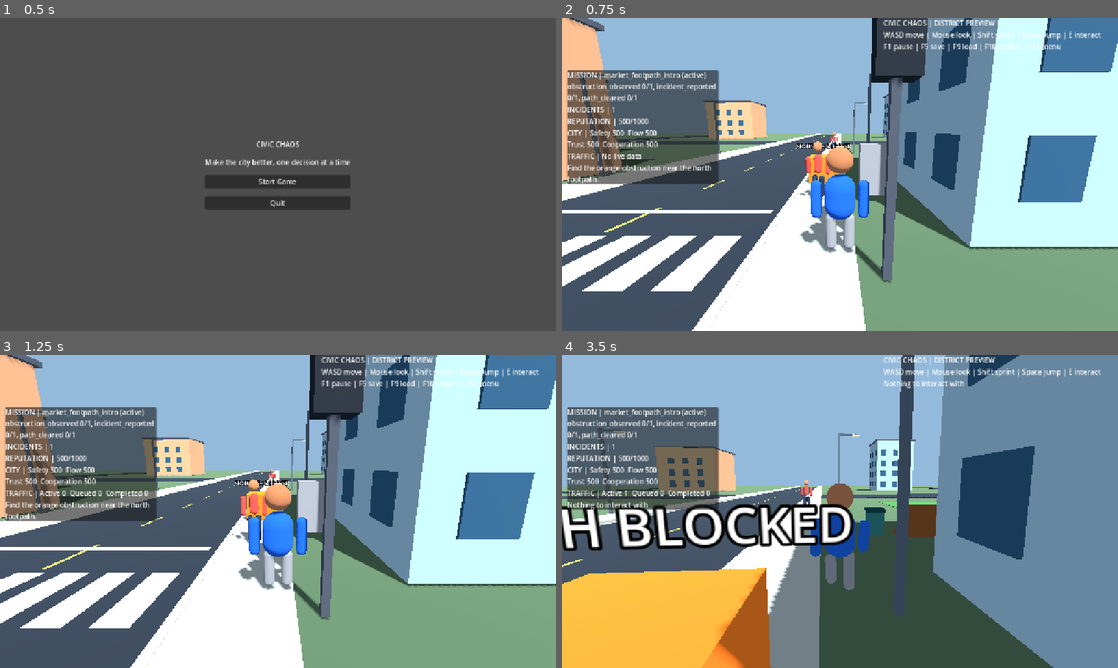
Above: before the commit, frames 1-4 (two rows, left to right).
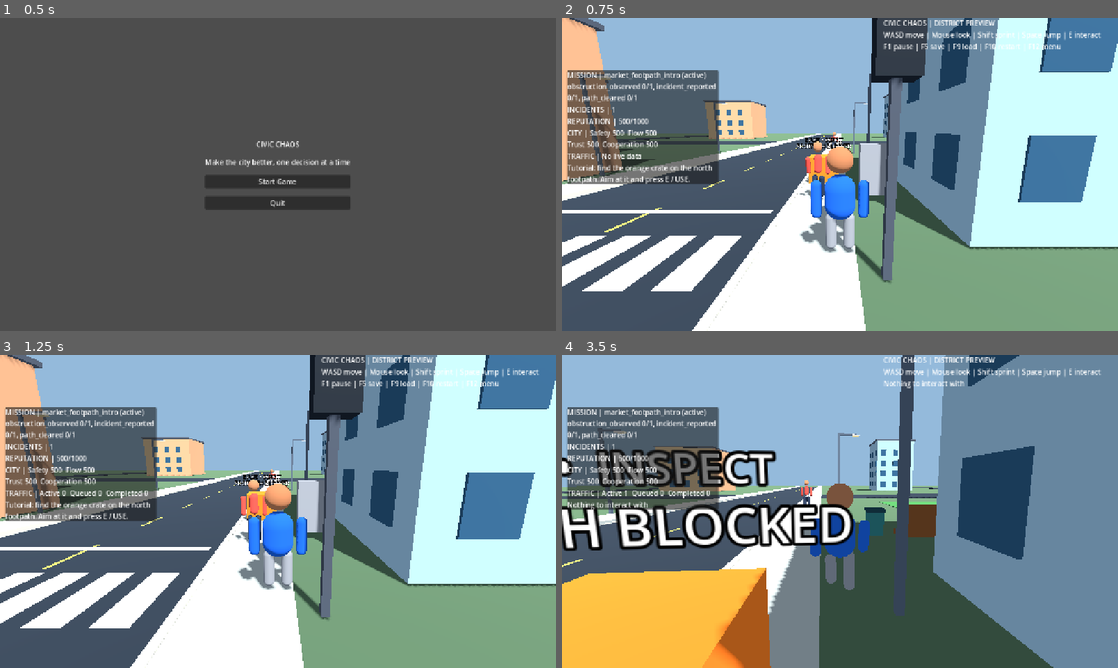
Above: after the commit, the same moments.

Repository: gauravprajapat-23/civic-chaos
Game: Godot game, scene res://scenes/core/menu.tscn
Two runs of this game, one before a commit and one after it. Both use one fixed random seed, a clock stepped at 60 frames per second and the inputs below.
Inputs (mouse positions are in pixels of both pictures, inside the frame that each line leads up to):
- Up to frame 1 (0.5 s): no input
- Up to frame 2 (0.75 s): click "Start Game" at 0.5 s
- Up to frame 3 (1.25 s): no input
- Up to frame 4 (3.5 s): tap E (interact) at 1.25, 2.1, 3.05 s; move the mouse to (867, 511) at 1.27 s; hold E (interact) 1.28-2.03 s; hold W (move_forward) from 1.28 s (still down); tap Space (jump) at 1.52, 2.27 s; move the mouse to (812, 511) at 2.02 s; move the mouse to (851, 505) at 2.77 s; hold Shift (sprint) from 2.78 s (still down)

Frame 1 is identical in both runs. In frame 2, 0.5% of the frame differs, in the area x 1-51%, y 38-54%; in frame 3, 0.5%; in frame 4, 3.0%, in the area x 0-39%, y 30-43%.

Commit message:
test(civic): validate explicit incident card actions, touch sizing and tutorial

Diff:
--- a/scripts/civic/gameplay_session.gd
+++ b/scripts/civic/gameplay_session.gd
@@ -29,7 +29,7 @@
 var _world: Node3D
 var _player: Node3D
 var _hud: CivicStatusHUD
-var feedback: String = "Find the orange obstruction near the north footpath."
+var feedback: String = "Tutorial: find the orange crate on the north footpath. Aim at it and press E / USE."
 
 func _init() -> void:
     process_mode = Node.PROCESS_MODE_PAUSABLE
--- a/scripts/civic/incident_marker.gd
+++ b/scripts/civic/incident_marker.gd
@@ -30,6 +30,13 @@
     label.pixel_size = 0.005
     label.position = Vector3(0, 1.55, 0)
     add_child(label)
+    var tutorial := Label3D.new()
+    tutorial.name = "InteractionPrompt"
+    tutorial.text = "E / USE  •  INSPECT"
+    tutorial.font_size = 38
+    tutorial.pixel_size = 0.005
+    tutorial.position = Vector3(0, 1.82, 0)
+    add_child(tutorial)
 
 func interact(by_player: Node) -> void:
     activated.emit(by_player)
--- a/scripts/core/main.gd
+++ b/scripts/core/main.gd
@@ -119,6 +119,8 @@
     elif event.is_action_pressed("save_game"):
         lifecycle.save_player(player, "", {"civic_session": gameplay_session.snapshot()})
     elif event.is_action_pressed("load_game"):
+        if incident_card != null and incident_card.is_open():
+            incident_card.dismiss()
         var saved: Dictionary = SaveRepo.read_save()
         if saved.has("civic_session") and not gameplay_session.can_restore(saved["civic_session"]):
             _on_interaction_message("Save rejected: invalid civic progress")
--- /dev/null
+++ b/tests/gameplay_incident_card_test.gd
@@ -0,0 +1,94 @@
+extends SceneTree
+## PC/touch-sized evidence card and actual mission action validation.
+## Does not claim a full visual human playtest.
+const Session = preload("res://scripts/civic/gameplay_session.gd")
+const Card = preload("res://scripts/ui/civic_incident_card.gd")
+
+func _initialize() -> void:
+    call_deferred("_run")
+
+func _run() -> void:
+    var stage := Node3D.new()
+    root.add_child(stage)
+    var player := Node3D.new()
+    player.name = "PlayerRoot"
+    player.position = Vector3(30.0, 0.21, -14.0)
+    stage.add_child(player)
+    var session: CivicGameplaySession = Session.new()
+    stage.add_child(session)
+    var card: CivicIncidentDetailCard = Card.new()
+    stage.add_child(card)
+    await process_frame
+    if not session.configure(stage, player):
+        _fail("Could not create civic incident scene")
+        return
+    if card.is_open():
+        _fail("Incident card appeared without an interaction")
+        return
+    session.incident_card_requested.connect(card.present)
+    card.action_selected.connect(func(action: String) -> void:
+        session.perform_incident_action(player, action)
+        card.render_card(session.incident_card_state())
+    )
+    # A distant actor cannot open or report a real-world incident.
+    session.marker.interact(player)
+    if card.is_open():
+        _fail("Incident card opened despite out-of-range player")
+        return
+    player.position = Vector3(5.0, 0.21, -12.0)
+    session.marker.interact(player)
+    if not card.is_open():
+        _fail("Nearby E/USE did not present evidence")
+        return
+    if card.inspect_button.disabled or not card.report_button.disabled:
+        _fail("Report was available before evidence inspection")
+        return
+    if card.inspect_button.custom_minimum_size.y < 48.0 or card.report_button.custom_minimum_size.y < 48.0:
+        _fail("Incident UI buttons are too small for touch")
+        return
+    # Disabled button must never bypass the incident service.
+    card.report_button.pressed.emit()
+    if session.reported_tick >= 0:
+        _fail("Disabled report button filed a civic report")
+        return
+    card.inspect_button.pressed.emit()
+    if not card.inspect_button.disabled or card.report_button.disabled:
+        _fail("Evidence inspection did not unlock the report action")
+        return
+    var mission: Dictionary = session.missions.missions[Session.MISSION_ID]
+    if int(mission["progress"]["obstruction_observed"]) != 1:
+        _fail("Inspection was not recorded")
+        return
+    # Moving away while the card is open must invalidate the actual action.
+    player.position = Vector3(30.0, 0.21, -14.0)
+    card.report_button.pressed.emit()
+    if session.reported_tick >= 0:
+        _fail("Out-of-range report from an open card was accepted")
+        return
+    player.position = Vector3(5.0, 0.21, -12.0)
+    card.report_button.pressed.emit()
+    if session.reported_tick < 0 or not card.report_button.disabled:
+        _fail("Valid report did not record and lock the action")
+        return
+    var first_report_tick: int = session.reported_tick
+    card.report_button.pressed.emit()
+    if session.reported_tick != first_report_tick:
+        _fail("Duplicate report changed the original report state")
+        return
+    card.close_button.pressed.emit()
+    if card.is_open():
+        _fail("Close button failed to dismiss incident UI")
+        return
+    # Real-world response remains controlled by mission state, not the card.
+    for frame in range(160):
+        await physics_frame
+    if not session.finished or is_instance_valid(session.marker):
+        _fail("Reported world obstruction did not clear after service")
+        return
+    stage.queue_free()
+    print("CIVIC_CHAOS_GAMEPLAY_INCIDENT_CARD_PASS")
+    quit(0)
+
+func _fail(message: String) -> void:
+    push_error(message)
+    quit(1)
Not shown, added: docs/game_design/GAME_008_011_INCIDENT_CARD.md
